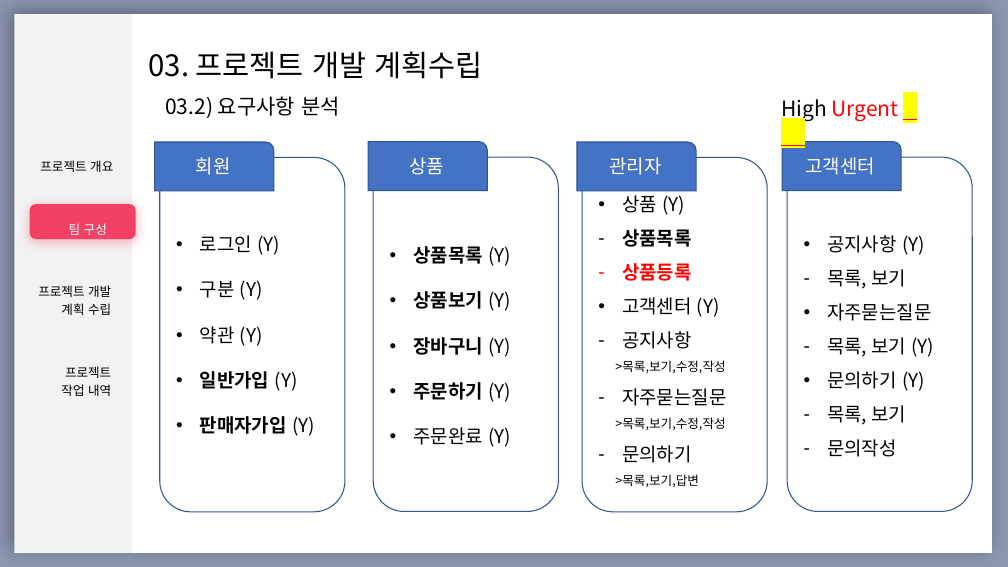
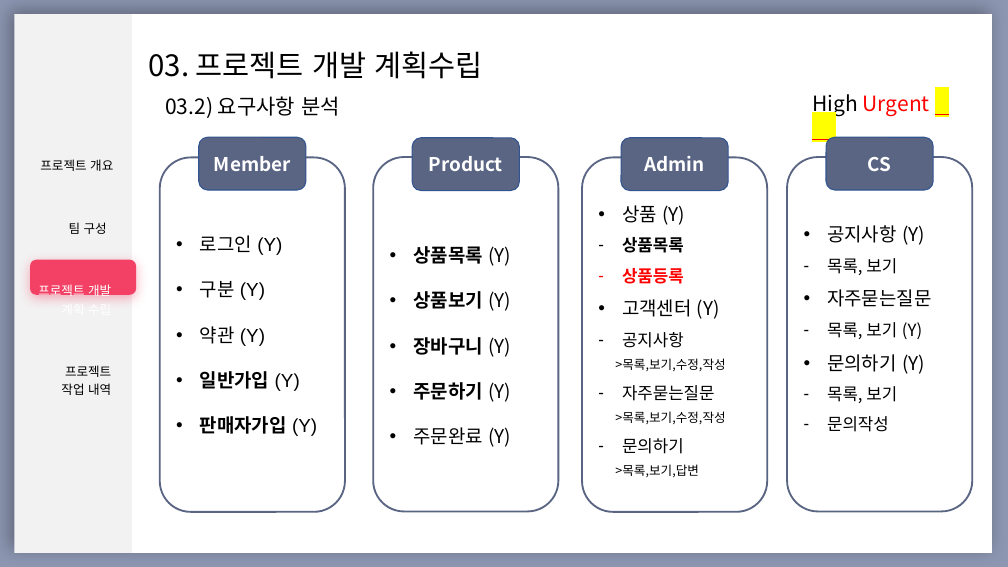
Before and after one commit to khm9990503/Kmarket1, a slide deck: slide 10 of Kmarket_발표용ppt._v1.0.pptx. Drawn at 1008x567 pixels with LibreOffice and Linux fonts; fonts in the diff are those of the drawing. Boxes give left, top, right and bottom in pixels: in the first picture for what was removed or moved away, otherwise in the second. Text is boxed around its words. In the diff, an @@ line names an element or a change of style, - is before the commit and + after.

```diff
--- a/Kmarket_발표용ppt._v1.0.pptx
+++ b/Kmarket_발표용ppt._v1.0.pptx
@@ text "High Urgent": place and size @@
-text "High Urgent" at <box>781,99,899,121</box>
+text "High Urgent" at <box>812,94,930,116</box>
@@ table at <box>22,108,131,551</box> @@
@@ text colour #FFFFFF to #000000 in "팀 구성" @@
@@ text colour #000000 to #FFFFFF in "프로젝트 개발", "계획 수립" @@
@@ round rect removed at <box>155,142,274,191</box> @@
-회원
@@ rounded rectangle added at <box>199,138,306,191</box>, fill #5A6584, outline #325491 1 pt, 18 pt, text #FFFFFF, bold @@
+Member
@@ round rect removed at <box>368,141,488,191</box> @@
-상품
@@ rounded rectangle added at <box>412,138,520,191</box>, fill #5A6584, outline #325491 1 pt, 18 pt, text #FFFFFF, bold @@
+Product
@@ round rect removed at <box>577,142,696,191</box> @@
-관리자
@@ rounded rectangle added at <box>622,138,729,191</box>, fill #5A6584, outline #325491 1 pt, 18 pt, text #FFFFFF, bold @@
+Admin
@@ round rect removed at <box>782,141,901,191</box> @@
-고객센터
@@ rounded rectangle added at <box>827,138,934,191</box>, fill #5A6584, outline #325491 1 pt, 18 pt, text #FFFFFF, bold @@
+CS
@@ rounded rectangle "로그인 (Y)" at <box>160,157,345,512</box>: font Noto Sans CJK KR to Arial; outline #325491 1 pt to #5A6584 1.75 pt @@
@@ outline #325491 1 pt to #5A6584 1.75 pt in 3 elements at <box>374,157,559,512</box>, <box>582,157,768,512</box>, <box>787,157,972,512</box> @@
@@ text in rounded rectangle at <box>622,237,714,454</box>: size 18 to 16 pt in "상품목록", "상품등록", "공지사항", "자주묻는질문" and 1 more places @@
@@ rounded rectangle: place and size @@
-rounded rectangle at <box>29,204,135,239</box>
+rounded rectangle at <box>30,260,136,295</box>
@@ text in rounded rectangle at <box>827,258,922,432</box>: size 18 to 16 pt in "목록, 보기", "목록, 보기 (Y)", "목록, 보기", "문의작성" @@
```
Also in this commit, not shown: 9 other slides changed.
